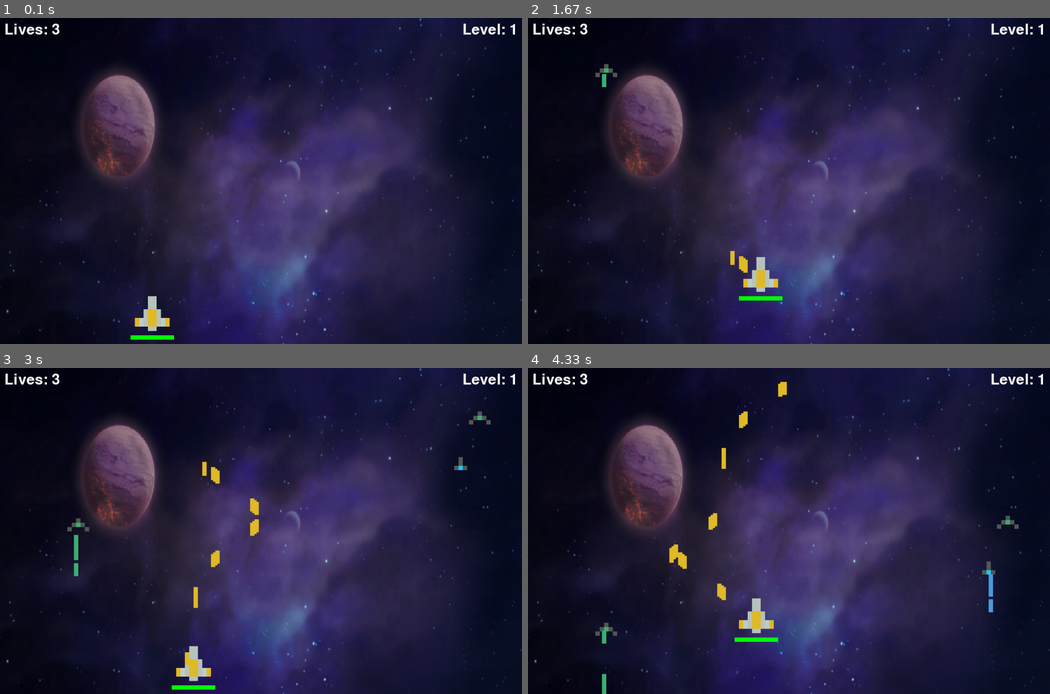
Above: before the commit, frames 1-4 (two rows, left to right).
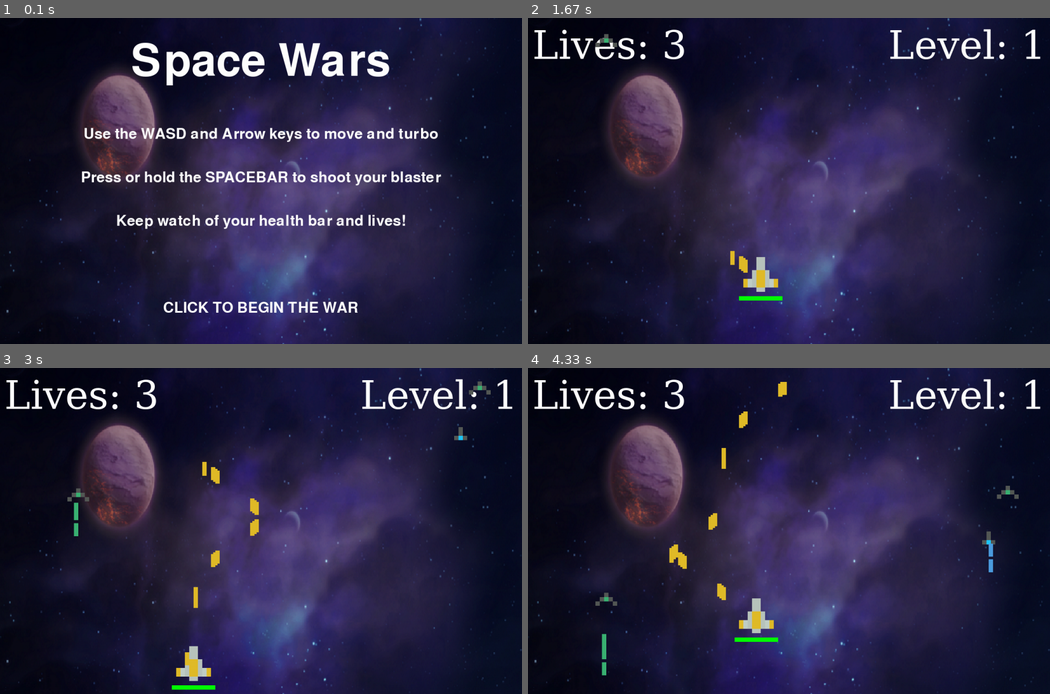
Above: after the commit, the same moments.

Repository: aldrinbrillante/GD-Space-Wars-Pygame
Game: pygame game, started from app.py
Same seed, same stepped clock (60 frames per second), same inputs: the game is played once before the commit and once after it.
Inputs (mouse positions are in pixels of both pictures, inside the frame that each line leads up to):
- Up to frame 1 (0.1 s): no input
- Up to frame 2 (1.67 s): click (966, 44) at 0.38 s, where only the run after the commit has a clickable "Level: 0"; hold Right 0.67-1.13 s; hold Up 1.17-1.47 s; tap Space at 1.23, 1.57 s; hold Right from 1.5 s (still down)
- Up to frame 3 (3 s): tap Space at 1.87, 2.07, 2.37, 2.63, 2.97 s; release Right at 1.97 s; hold Left 2-2.53 s; hold Down 2.57-2.87 s; hold Left from 2.9 s (still down)
- Up to frame 4 (4.33 s): tap Space at 3.27, 3.4, 3.8, 4.1 s; release Left at 3.3 s; hold Up 3.33-3.7 s; hold Right from 3.73 s (still down)

The runs differ from the first frame. In frame 1, 7.0% of the frame differs, in the area x 1-99%, y 1-99%; in frame 2, 1.9%; in frame 3, 2.3%; in frame 4, 2.4%.

Commit message:
Update app.py

Diff:
--- a/app.py
+++ b/app.py
@@ -189,8 +189,8 @@
     FPS = 60 #frames per second variable
     level = 0
     lives = 3
-    main_font = pygame.font.SysFont("comicsans", 50) #pygame font type and size
-    lost_font = pygame.font.SysFont("comicsans", 200) #pygame font type and size for lost game
+    main_font = pygame.font.SysFont("dejavuserif", 100) #pygame font type and size
+    lost_font = pygame.font.SysFont("dejavuserif", 200) #pygame font type and size for lost game
 
     enemies = [] #stores our enemies
     wave_length = 5
@@ -313,4 +313,33 @@
 
         hero.move_lasers(-laser_vel, enemies) # this checks if laser has collided with any of the enemies...negative to make sure laser goes up
 
-main()
+#main menu
+def main_menu():
+    header = pygame.font.SysFont("Ariel", 150)
+    intro_font = pygame.font.SysFont("Ariel", 50)
+    run = True
+    while run:
+        WINDOW.blit(BG, (0,0))
+        intro_0 = header.render("Space Wars", 1, (255,255,255))
+        intro_1 = intro_font.render("Directions:", 1, (255,255,255))
+        intro_1 = intro_font.render("Use the WASD and Arrow keys to move and turbo", 1, (255,255,255))
+        intro_2 = intro_font.render("Press or hold the SPACEBAR to shoot your blaster", 1, (255,255,255))
+        intro_3 = intro_font.render("Keep watch of your health bar and lives!", 1, (255,255,255))
+        intro_4 = intro_font.render("CLICK TO BEGIN THE WAR", 1, (255,255,255))
+
+        WINDOW.blit(intro_0, (WIDTH/2 - intro_0.get_width()/2, 50))
+        WINDOW.blit(intro_1, (WIDTH/2 - intro_1.get_width()/2, 250))
+        WINDOW.blit(intro_2, (WIDTH/2 - intro_2.get_width()/2, 350))
+        WINDOW.blit(intro_3, (WIDTH/2 - intro_3.get_width()/2, 450))
+        WINDOW.blit(intro_4, (WIDTH/2 - intro_4.get_width()/2, 650))
+
+        pygame.display.update()
+        for event in pygame.event.get():
+            if event.type == pygame.QUIT:
+                run = False
+            if event.type == pygame.MOUSEBUTTONDOWN: # if we press mouse, we enter the main loop to start playing
+                main()
+    pygame.quit()
+
+main_menu()
+#14908
